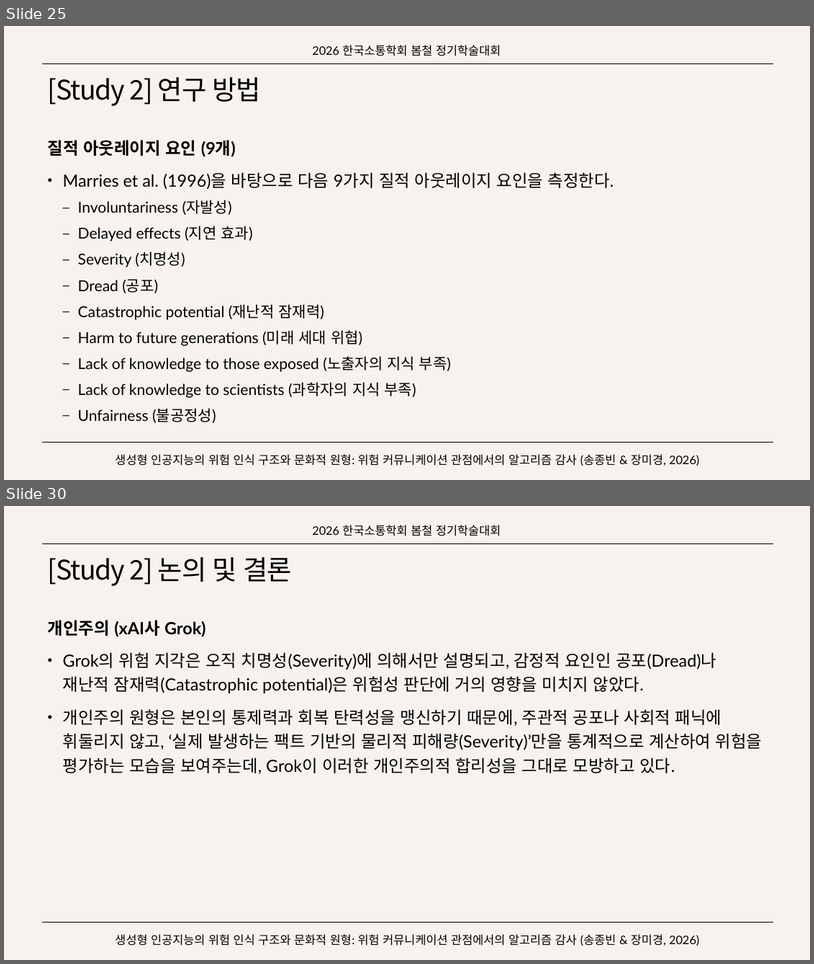
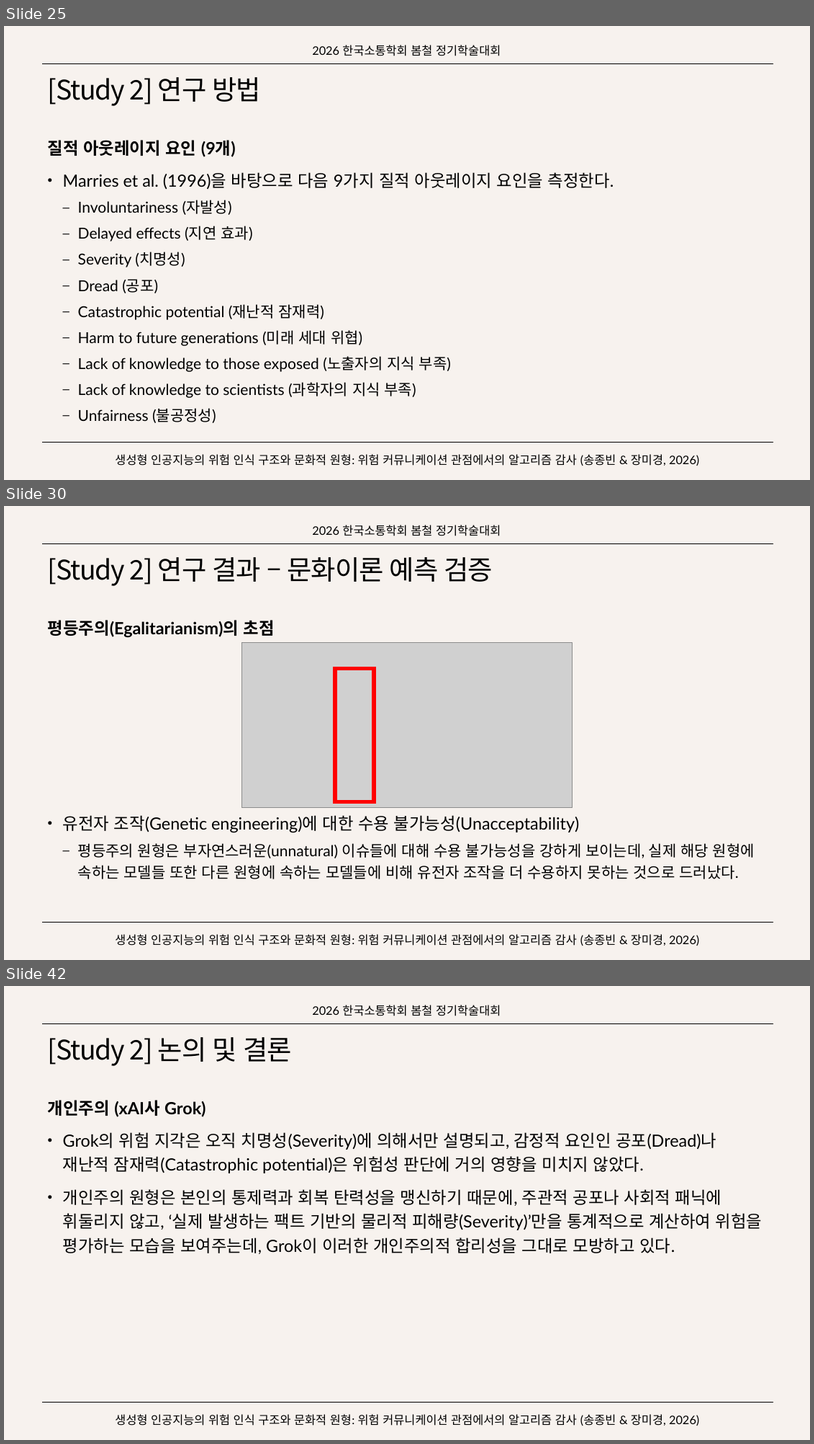
Before and after one commit to SongJongbeen/26-1, a slide deck: 연구/소통학회/생성형 인공지능의 위험 인식 구조와 문화적 원형.pptx. Shown one above the other, each under a label of ours: slides 25 and 30 before the commit, slides 25, 30 and 42 after it; the slides between them are not shown. The pictures are 814x964 and 814x1444 pixels, drawn with LibreOffice and Linux fonts; fonts in the diff are those of the drawing; grey boxes stand for pictures. Boxes give left, top, right and bottom in pixels: in the first picture for what was removed or moved away, otherwise in the second. Text is boxed around its words. In the diff, an @@ line names an element or a change of style, - is before the commit and + after.

```diff
--- a/연구/소통학회/생성형 인공지능의 위험 인식 구조와 문화적 원형.pptx
+++ b/연구/소통학회/생성형 인공지능의 위험 인식 구조와 문화적 원형.pptx
@@ slide 30 added at [4, 506, 810, 960], background #F7F2EE; not listed: 2 template elements that a slide beside it also shows @@
@@ text added at [312, 525, 501, 536], 14 pt, text #000000 @@
+2026 한국소통학회 봄철 정기학술대회
@@ title added at [48, 557, 494, 586], 32 pt, text #000000 @@
+[Study 2] 연구 결과 – 문화이론 예측 검증
@@ text added at [48, 620, 755, 879], 18 pt, text #000000 @@
+평등주의(Egalitarianism)의 초점
+• 유전자 조작(Genetic engineering)에 대한 수용 불가능성(Unacceptability)
+  – 평등주의 원형은 부자연스러운(unnatural) 이슈들에 대해 수용 불가능성을 강하게 보이는데, 실제 해당 원형에 속하는 모델들 또한 다른 원형에 속하는 모델들에 비해 유전자 조작을 더 수용하지 못하는 것으로 드러났다.
@@ picture added at [242, 643, 572, 808] @@
@@ rectangle added at [335, 668, 374, 802], outline #FF0000 4.5 pt @@
@@ text added at [115, 934, 700, 945], 14 pt, text #000000 @@
+생성형 인공지능의 위험 인식 구조와 문화적 원형: 위험 커뮤니케이션 관점에서의 알고리즘 감사 (송종빈 & 장미경, 2026)
@@ what was slide 30 is now slide 42 @@
```
Also in this commit, not shown: 9 slides changed, 6 other slides added, 16 other files.
